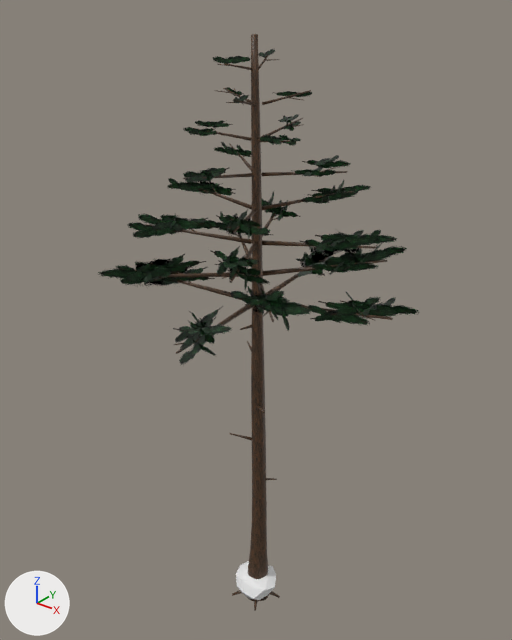
Two versions of the Blender file environment_model.blend/terrain_assets.blend, one commit apart.
Rendered twice from a 50 mm camera at (9.53, -11.93, 16.25) aimed at (-0.36, 0.43, 8.59). Lighting does not change. The marker at lower left points along +X, +Y and +Z. The older version comes first.

Objects in the first picture: 'TerrainBoulder', 'TerrainPine_SourceMesh'.
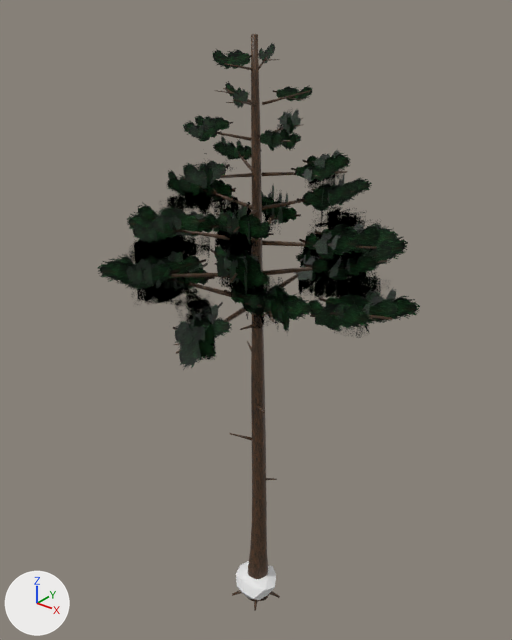
The change, as a diff of the scene's bpy script:
```diff
--- a/environment_model.blend/terrain_assets.blend.py
+++ b/environment_model.blend/terrain_assets.blend.py
@@ me_terrainpine_sourcemesh_mesh @@
 me_terrainpine_sourcemesh_mesh.from_pydata(...)  # 3084 vertices, 2820 faces; spans x -3.7..3.7, y -3.6..3.9, z 0.0..15.2
 # used by ob_terrainpine_sourcemesh; parent = ob_terrainpine_root; location = (0.0, 0.0, 0.0)
+# me_terrainpine_sourcemesh_mesh part 1: 1048 of 3084 vertices moved; they spanned x -3.7..3.7, y -3.6..3.9, z 9.2..15.0 and now span x -3.7..3.7, y -3.6..3.9, z 8.6..15.2; mean shift (0.0, 0.0, 0.0); largest move (-1.8, -0.7, 9.2) -> (-1.8, -0.7, 8.6)
 me_terrainpine_sourcemesh_mesh.materials.append(mat_terrainpinebark)
```

Pixel boxes (x1, y1, x2, y2) of what changed, in the pictures (512 x 640 px; the box of a moved part takes in the faces that stretch with it):
'TerrainPine_SourceMesh', reshaped: before (98, 34, 419, 610); after (97, 34, 420, 610)
part 1 of me_terrainpine_sourcemesh_mesh, moved or reshaped: before (98, 49, 419, 365); after (97, 42, 420, 370)
